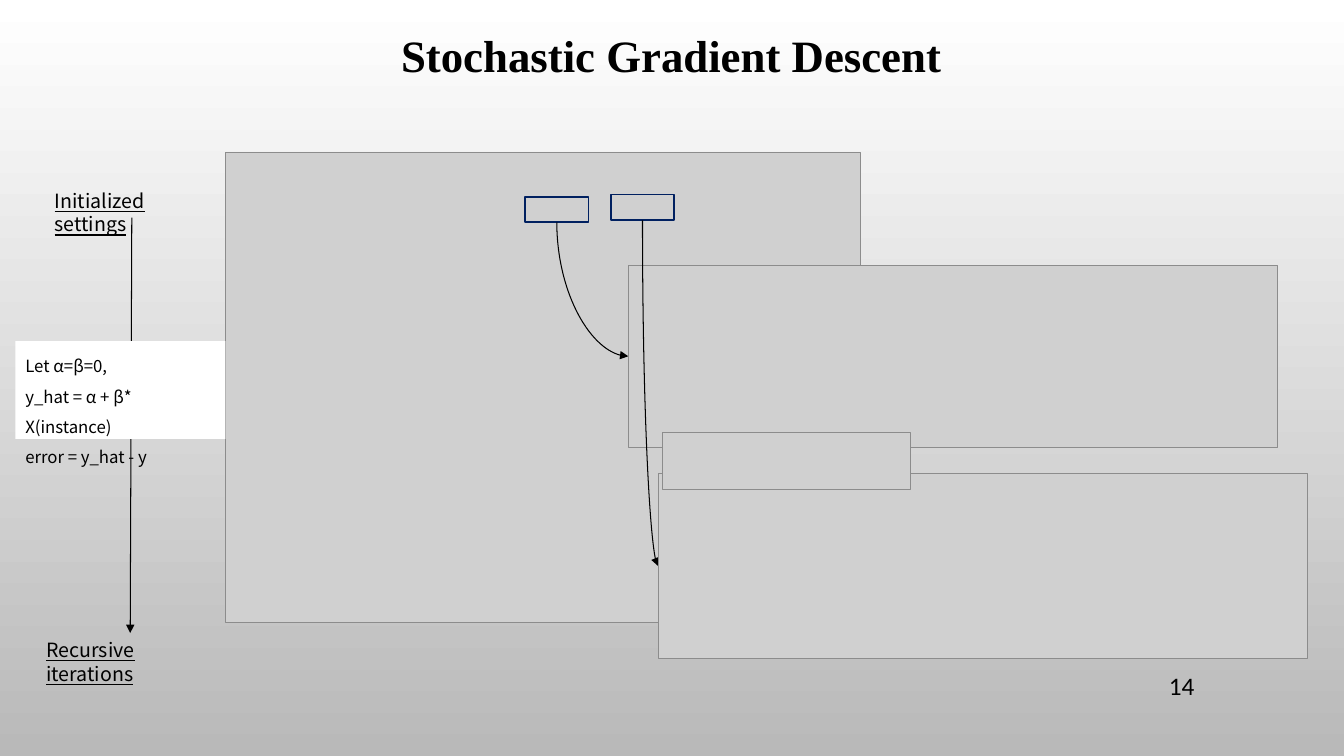
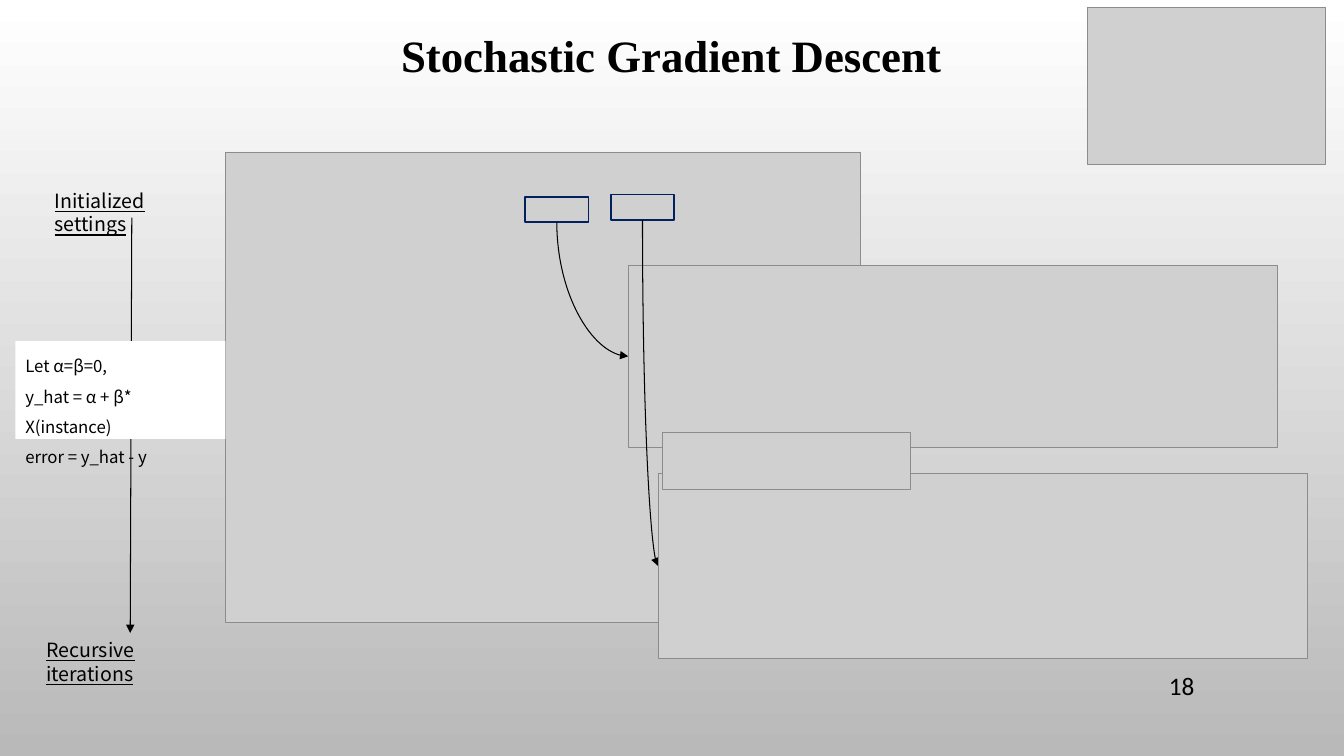
Before and after one commit to ancestor9/mathematics-for-machine-learning, a slide deck: slide 18 of 7_Applications of mathematics.pptx (slide 14 before the commit). Drawn at 1344x756 pixels with LibreOffice and Linux fonts; fonts in the diff are those of the drawing; grey boxes stand for pictures; background and template pictures are left out. Boxes give left, top, right and bottom in pixels: in the first picture for what was removed or moved away, otherwise in the second. Text is boxed around its words. In the diff, an @@ line names an element or a change of style, - is before the commit and + after.

```diff
--- a/7_Applications of mathematics.pptx
+++ b/7_Applications of mathematics.pptx
@@ picture added at <box>1088,7,1325,164</box> @@
@@ page number at <box>1169,678,1195,695</box>: text changed @@
-14
+18
```
Also in this commit, not shown: 7 other slides changed, 11 slides added, 2 slides removed.
